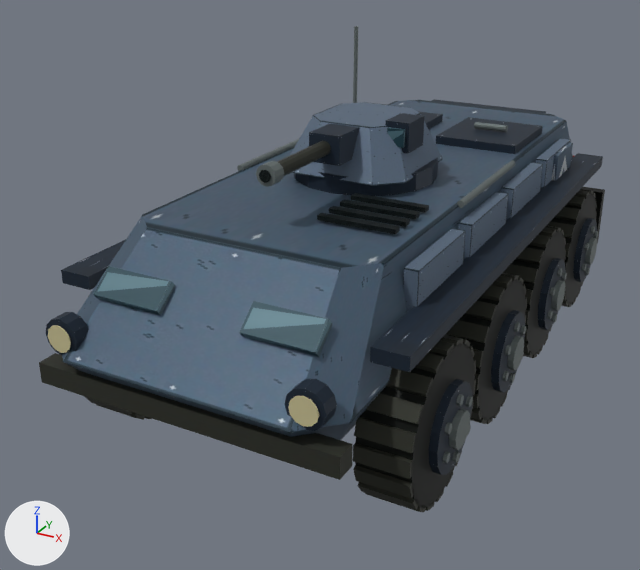
The Blender file tools/assets/source/country_vehicles/VAL_apc.blend: old version first, new version second.
Camera for both pictures: a camera (50 mm lens) standing at (3.6, -7.8, 4.5) and looking at (-0.31, -0.7, 0.94). Lighting does not change. The marker at lower left points along +X, +Y and +Z. The older version comes first.

In view in the first picture: 'VAL_apc'.
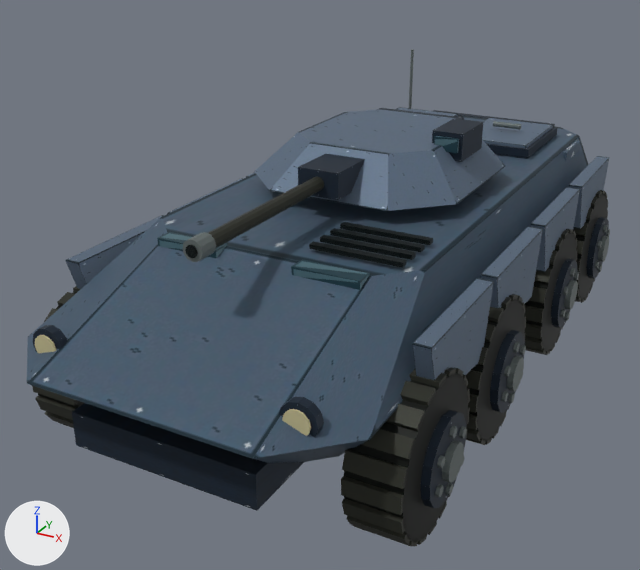
What differs and where, as boxes (x1, y1, x2, y2) in the pictures (640 x 570 px; the box of a moved part takes in the faces that stretch with it):
```json
{"object": "VAL_apc", "change": "reshaped", "before": [39, 26, 605, 512], "after": [27, 49, 610, 546]}
{"part": 1, "of": "me_val_apc", "change": "added", "after": [72, 403, 304, 511]}
{"part": 2, "of": "me_val_apc", "change": "added", "after": [38, 292, 84, 408], "on screen": "mostly hidden"}
{"part": 3, "of": "me_val_apc", "change": "moved or reshaped", "after": [57, 292, 75, 306], "on screen": "not visible before"}
{"part": 4, "of": "me_val_apc", "change": "moved or reshaped", "after": [44, 308, 57, 322], "on screen": "not visible before"}
{"part": 5, "of": "me_val_apc", "change": "moved or reshaped", "after": [32, 386, 78, 405], "on screen": "not visible before"}
{"part": 6, "of": "me_val_apc", "change": "moved or reshaped", "after": [35, 395, 77, 420], "on screen": "not visible before"}
{"part": 7, "of": "me_val_apc", "change": "moved or reshaped", "before": [84, 396, 132, 416], "after": [45, 411, 74, 428]}
{"part": 8, "of": "me_val_apc", "change": "moved or reshaped", "before": [96, 404, 145, 420], "on screen": "not visible afterwards"}
{"part": 9, "of": "me_val_apc", "change": "rebuilt", "before": [62, 100, 573, 440], "after": [27, 115, 588, 463], "on screen": "10% wider"}
{"part": 10, "of": "me_val_apc", "change": "deleted", "before": [39, 26, 605, 512]}
{"part": 11, "of": "me_val_apc", "change": "built on", "before": [132, 158, 597, 507], "after": [33, 49, 610, 546]}
```

Scene script edits in JSON lines:
```json
{"block": "me_val_apc", "where": "# used by ob_val_apc; location = (0.0, 0.0, 0.0)"}
{"op": "remove", "block": "me_val_apc", "code": "me_val_apc.from_pydata(...)  # 3344 vertices, 5552 faces; spans x -1.75..1.75, y -3.5..3.36, z 0.02..3.19"}
{"op": "add", "block": "me_val_apc", "code": "me_val_apc.from_pydata(...)  # 3264 vertices, 5416 faces; spans x -1.86..1.86, y -3.9..3.51, z 0.02..2.72"}
{"block": "me_val_apc", "change": "me_val_apc part 1: a new loose piece, a box spanning x -0.82..0.82, y -3.65..3.25, z 0.62..0.92, in mat_val_apc"}
{"block": "me_val_apc", "change": "me_val_apc part 2: a new loose piece, a 20-sided cylinder along x spanning x -1.71..-1.25, y -3.19..-1.91, z 0.05..1.33, in mat_val_apc"}
{"block": "me_val_apc", "change": "me_val_apc part 3: the loose piece of 8 vertices spanning x -1.61..-1.15, y -2.43..-2.28, z 1.29..1.39 is moved by (-0.1, -0.39, -0.04)"}
{"block": "me_val_apc", "change": "me_val_apc part 4: the loose piece of 8 vertices spanning x -1.61..-1.15, y -2.61..-2.47, z 1.18..1.31 is moved by (-0.1, -0.39, -0.04)"}
{"block": "me_val_apc", "change": "me_val_apc part 5: the loose piece of 8 vertices spanning x -1.61..-1.15, y -2.84..-2.78, z 0.64..0.78 is moved by (-0.1, -0.38, -0.02)"}
{"block": "me_val_apc", "change": "me_val_apc part 6: the loose piece of 8 vertices spanning x -1.61..-1.15, y -2.83..-2.73, z 0.43..0.58 is moved by (-0.1, -0.38, -0.01)"}
{"block": "me_val_apc", "change": "me_val_apc part 7: the loose piece of 8 vertices spanning x -1.61..-1.15, y -2.75..-2.62, z 0.25..0.39 is moved by (-0.1, -0.38, -0.01)"}
{"block": "me_val_apc", "change": "me_val_apc part 8: the loose piece of 8 vertices spanning x -1.61..-1.15, y -2.61..-2.47, z 0.11..0.24 is moved by (-0.1, -0.39, 0.0)"}
{"block": "me_val_apc", "change": "me_val_apc part 9: the loose piece of 24 vertices spanning x -1.31..1.31, y -3.5..3.25, z 0.65..2.04 is rebuilt with 24 vertices and now spans x -1.52..1.52, y -3.9..3.5, z 0.6..1.86"}
{"block": "me_val_apc", "change": "me_val_apc part 10: 236 loose pieces with 2368 vertices, spanning x -1.75..1.75, y -3.44..3.36, z 0.02..3.19, are deleted"}
{"block": "me_val_apc", "change": "me_val_apc part 11: 592 vertices removed from x -1.7..1.7, y -2.81..2.81, z 0.05..2.21; 2792 vertices added at x -1.86..1.86, y -3.58..3.51, z 0.02..2.72"}
{"block": "me_val_apc", "change": "other edits to the shape of me_val_apc do not show in these pictures"}
```
